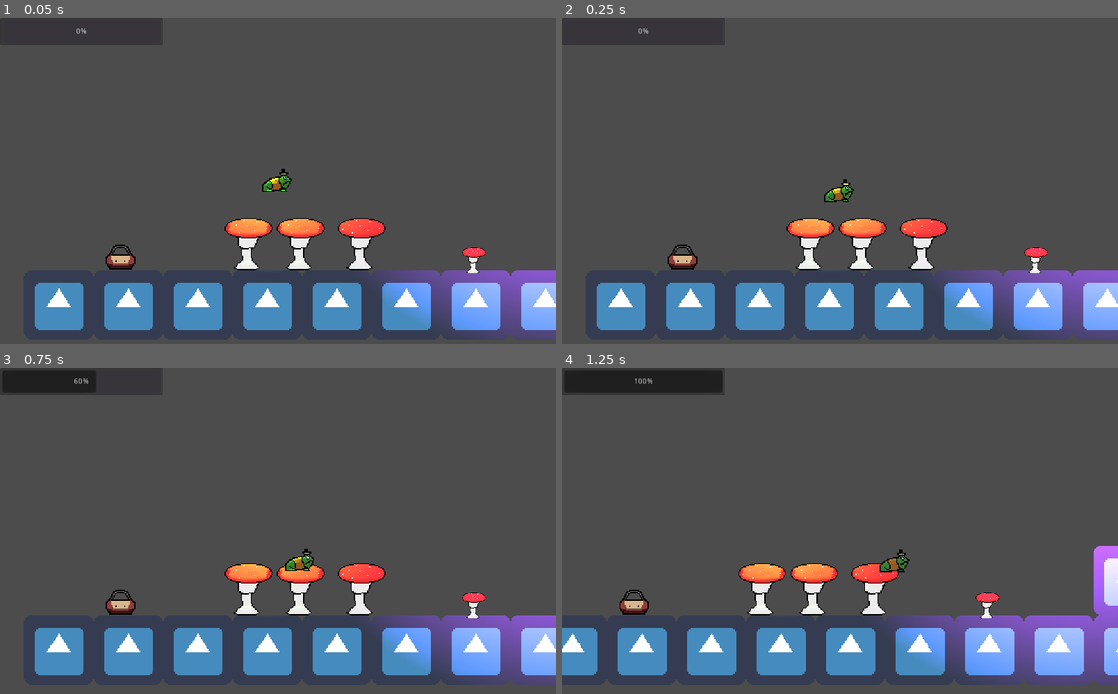
Above: before the commit, frames 1-4 (two rows, left to right).
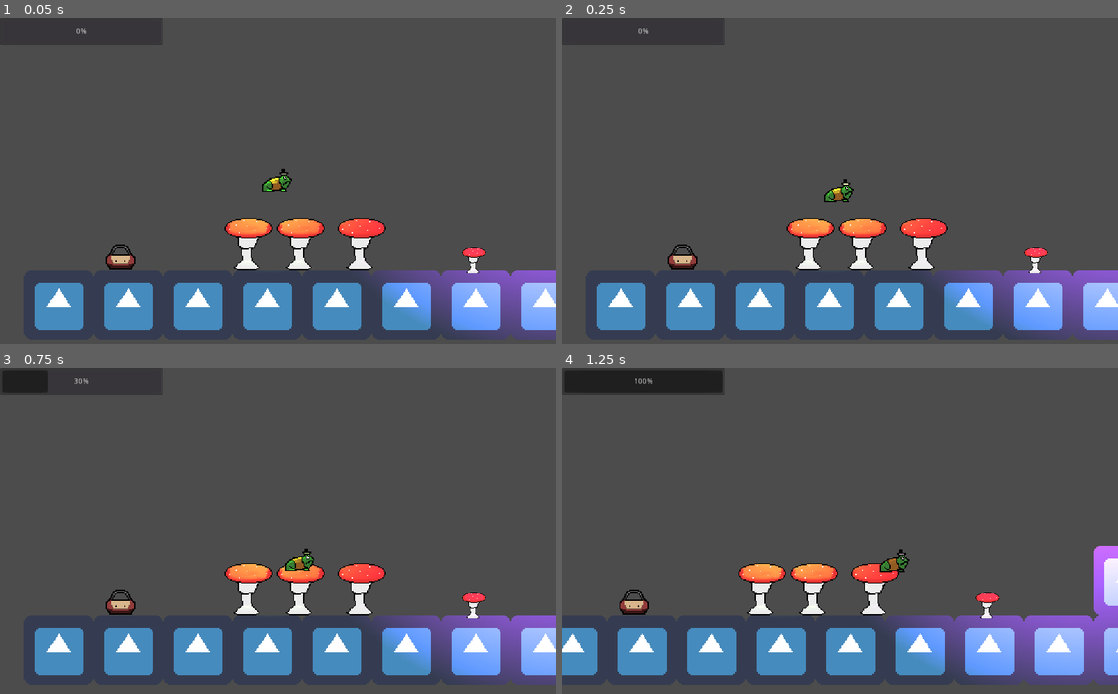
Above: after the commit, the same moments.

Repository: Binasaurus-Hex/Detective-LeapFrog
Game: Godot game, scene res://src/Levels/Level.tscn
Two runs of this game, one before a commit and one after it. Both use one fixed random seed, a clock stepped at 60 frames per second and the inputs below. The engine's default icon, where the game draws it, is replaced by a stand-in: a white triangle on a blue panel in a dark square.
Inputs:
- Up to frame 1 (0.05 s): no input
- Up to frame 2 (0.25 s): no input
- Up to frame 3 (0.75 s): tap Enter (ui_accept) at 0.5 s; hold D (moveRight) from 0.53 s (still down); hold Space (leap) from 0.53 s (still down)
- Up to frame 4 (1.25 s): keep holding D (moveRight); keep holding Space (leap); tap W (jump) at 0.77 s

The runs differ from the first frame. In frame 3, 0.5% of the frame differs, in the area x 8-18%, y 0-8%; in frame 4, less than 0.1%.

Commit message:
fixed leapCharge

Diff:
--- a/src/Characters/DetectiveFrog/LeapController.gd
+++ b/src/Characters/DetectiveFrog/LeapController.gd
@@ -20,7 +20,7 @@
 	if Input.is_action_pressed("leap"):
 		_charge += leapGain
 	_charge = clamp(_charge,0,maxLeap)
-	Events.emit_signal("leap_set",_charge)
+	Events.emit_signal("leap_set",_charge/maxLeap * 100)
 
 func release() -> float:
 	var output = _charge
